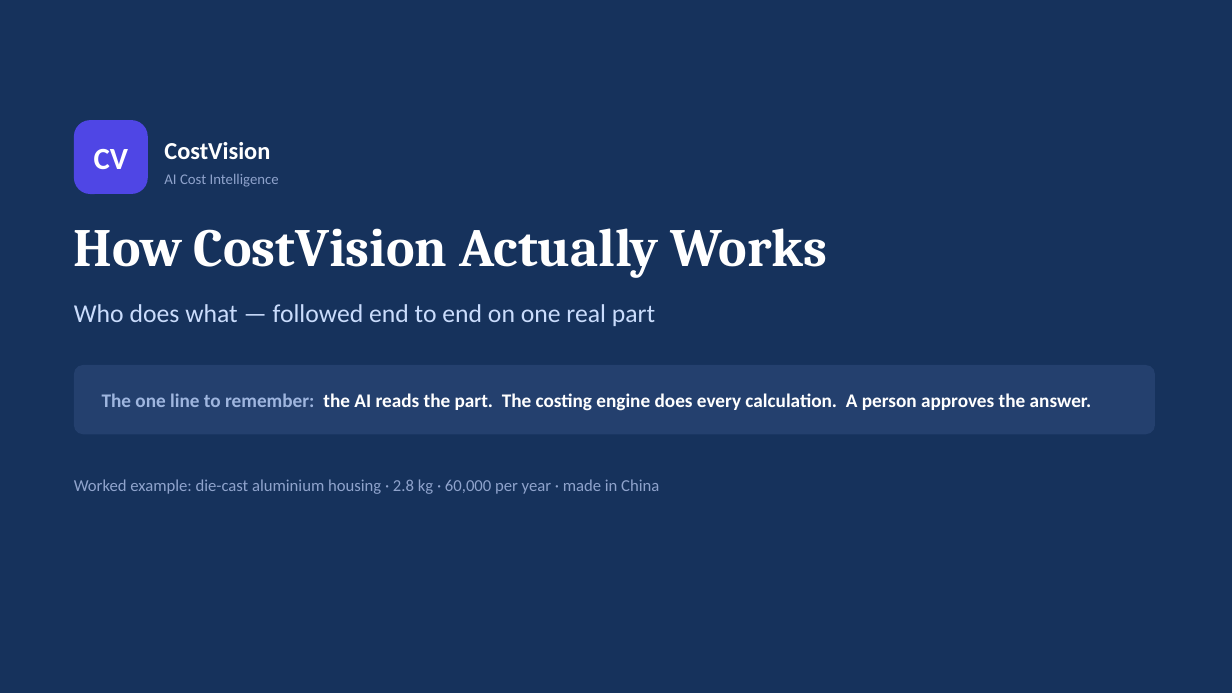
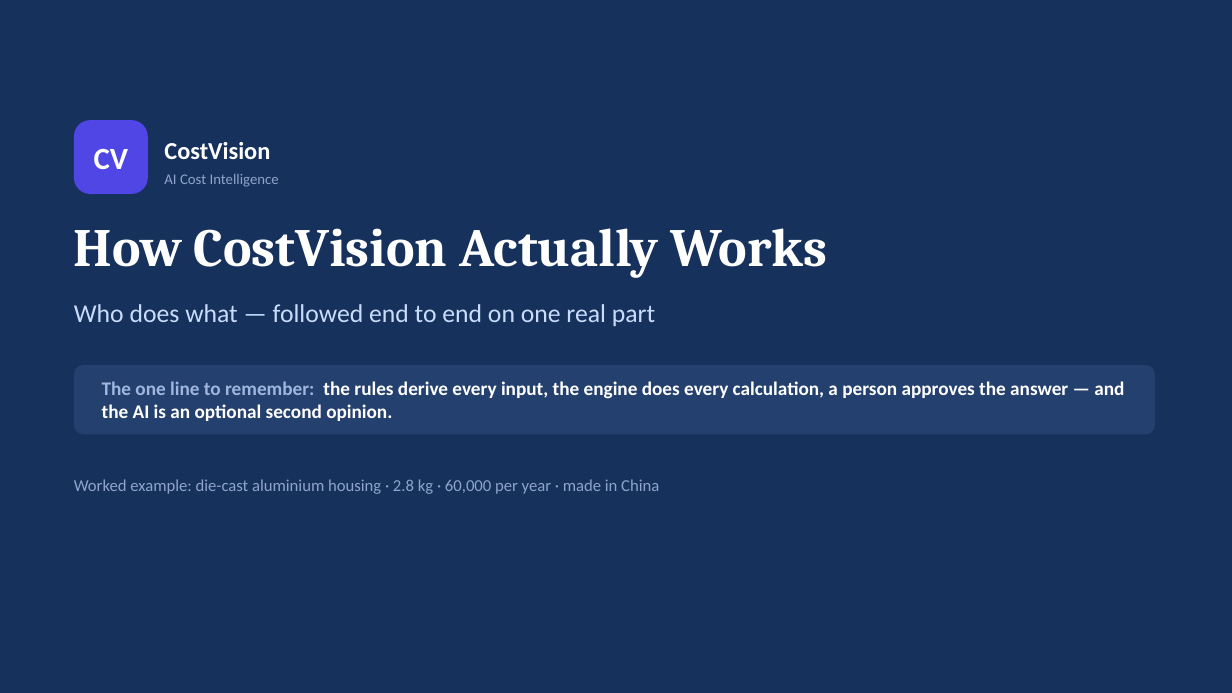
Before and after one commit to bhosaleavinash546/leamington-marathi, a slide deck: slide 1 of CostVision-Workflow-Explained.pptx. Drawn at 1232x693 pixels with LibreOffice and Linux fonts; fonts in the diff are those of the drawing. Boxes give left, top, right and bottom in pixels: in the first picture for what was removed or moved away, otherwise in the second. Text is boxed around its words. In the diff, an @@ line names an element or a change of style, - is before the commit and + after.

```diff
--- a/CostVision-Workflow-Explained.pptx
+++ b/CostVision-Workflow-Explained.pptx
@@ text at (102, 381, 1124, 421): text changed @@
-The one line to remember: the AI reads the part. The costing engine does every calculation. A person approves the answer.
+The one line to remember: the rules derive every input, the engine does every calculation, a person approves the answer — and the AI is an optional second opinion.
```
Also in this commit, not shown: 4 other slides changed, 1 other file.
